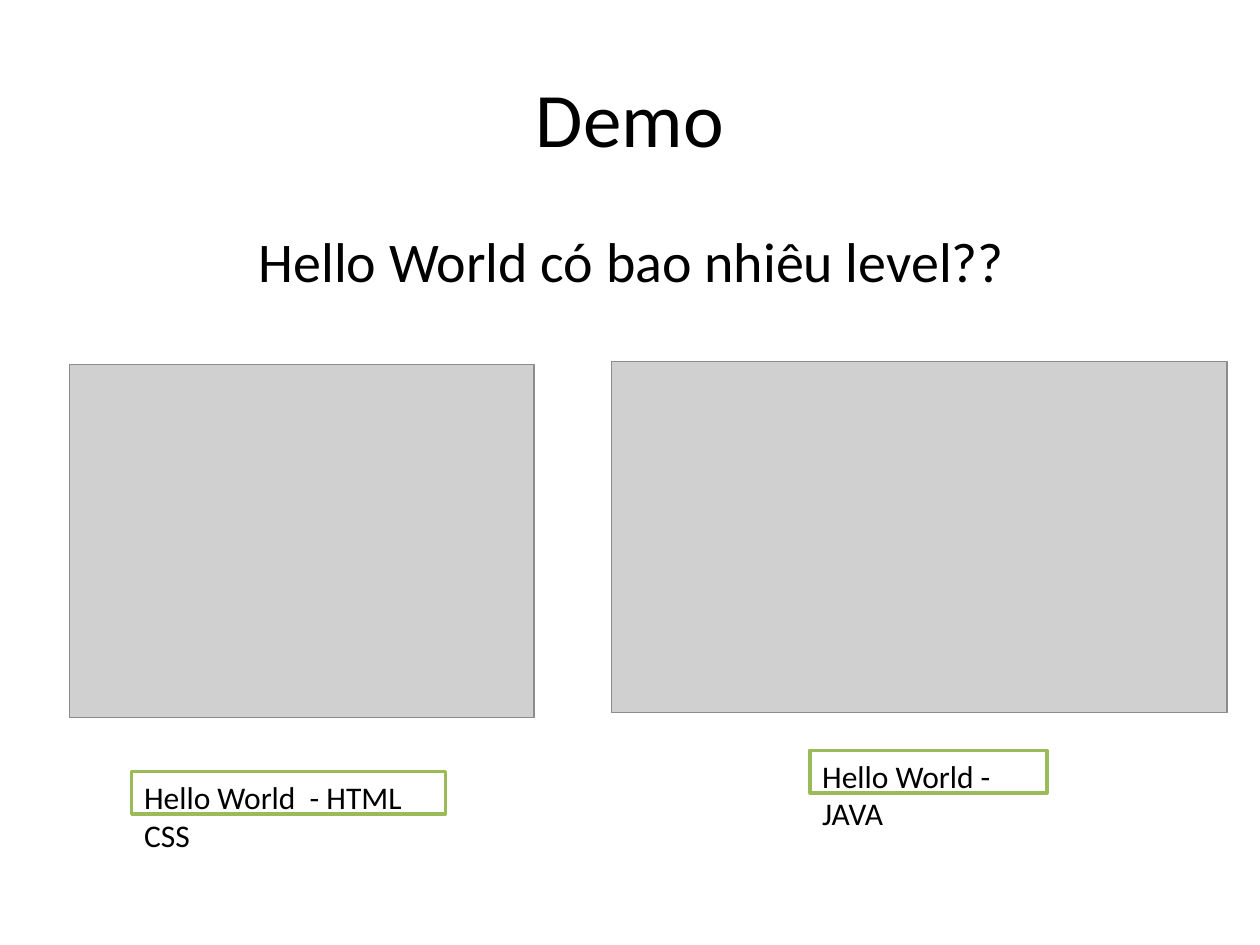
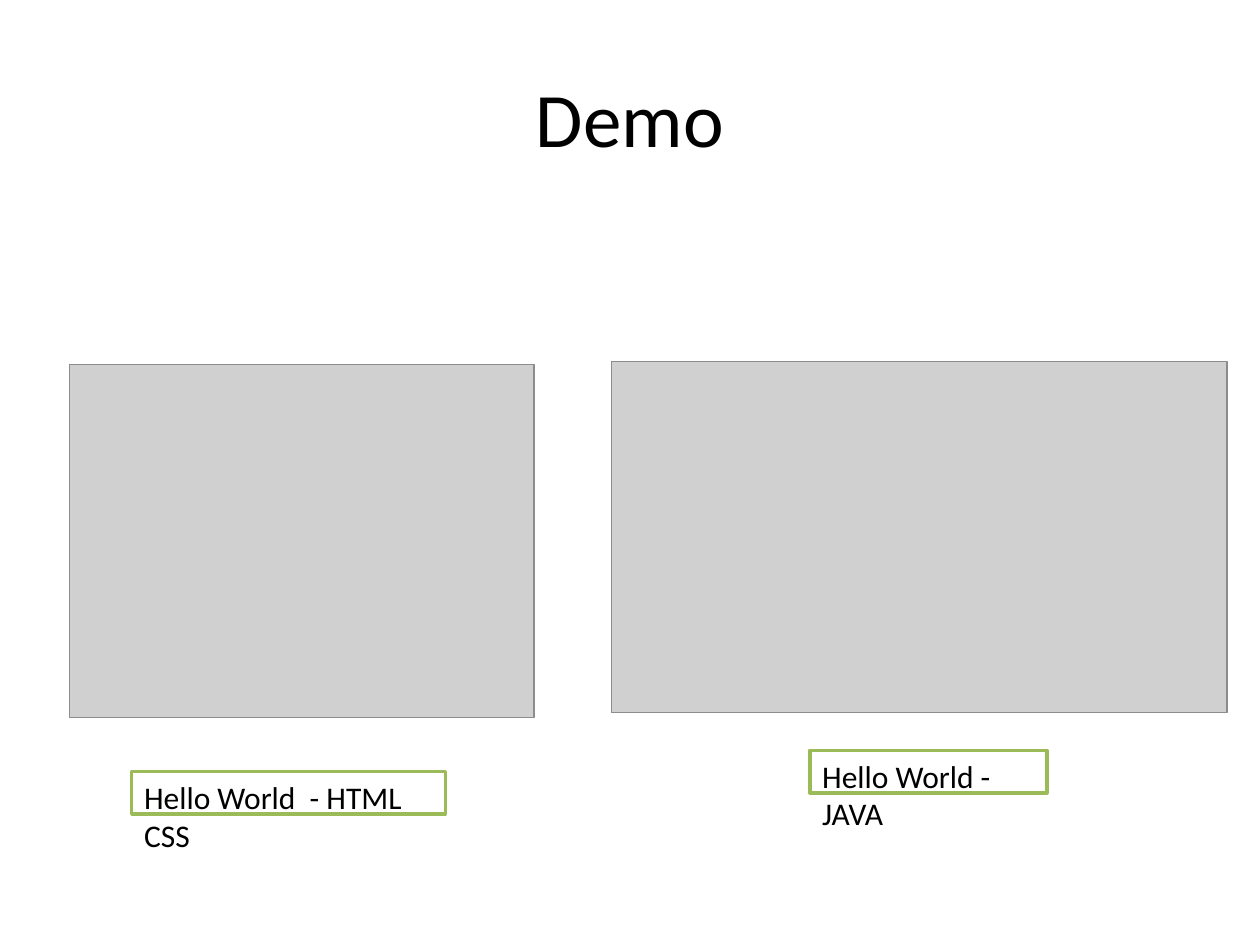
Before and after one commit to phithanh97cs/T3H, a slide deck: slide 19 of Other/Free/Làm web thật đơn giản với Web Service và Spring.pptx (slide 20 before the commit). Drawn at 1260x945 pixels with LibreOffice and Linux fonts; fonts in the diff are those of the drawing; grey boxes stand for pictures. Boxes give left, top, right and bottom in pixels: in the first picture for what was removed or moved away, otherwise in the second. Text is boxed around its words. In the diff, an @@ line names an element or a change of style, - is before the commit and + after.

```diff
--- a/Other/Free/Làm web thật đơn giản với Web Service và Spring.pptx
+++ b/Other/Free/Làm web thật đơn giản với Web Service và Spring.pptx
@@ text removed at (259,243,1004,283) @@
-Hello World có bao nhiêu level??
```
Also in this commit, not shown: 2 other slides changed, 6 slides added, 1 slide removed, 1 other file.
